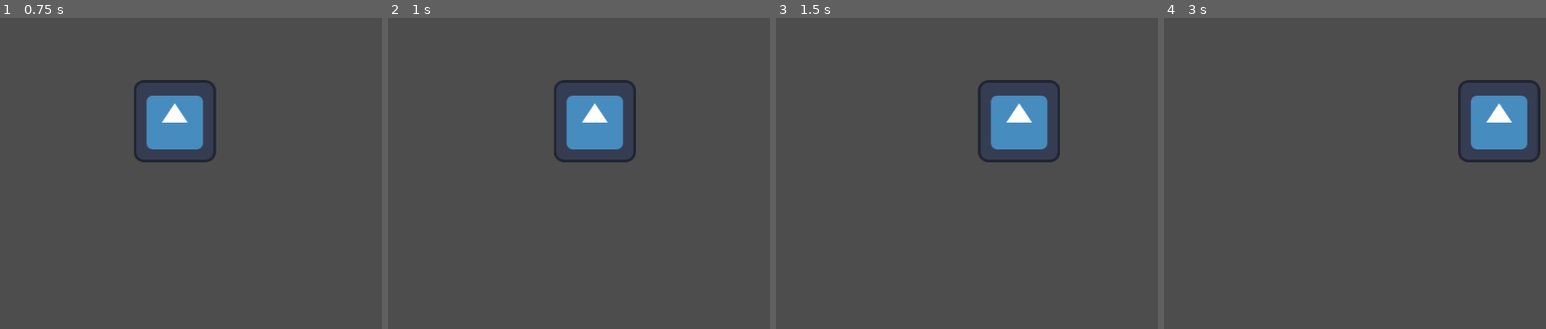
Above: before the commit, frames 1-4 (left to right).
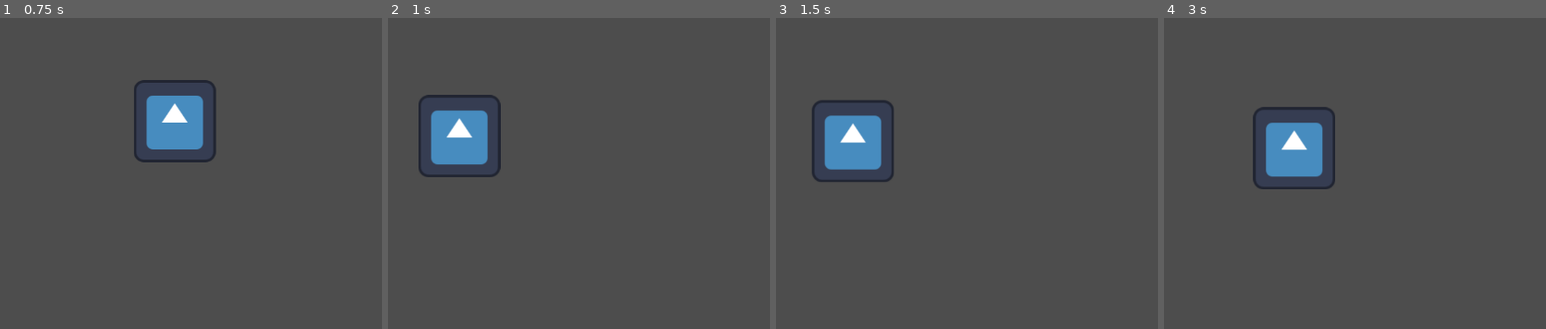
Above: after the commit, the same moments.

Repository: ER-MA/Godot-CameraController
Game: Godot game, scene res://main.tscn
The game is run twice, just before and just after one commit, with the same random seed, the same clock (stepped at 60 frames per second) and the same inputs. The engine's default icon, where the game draws it, is replaced by a stand-in: a white triangle on a blue panel in a dark square.
Inputs (mouse positions are in pixels of both pictures, inside the frame that each line leads up to):
- Up to frame 1 (0.75 s): tap Enter at 0.5 s; move the mouse to (313, 101) at 0.52 s; hold Right (ui_right) from 0.53 s (still down); click (313, 101) at 0.67 s
- Up to frame 2 (1 s): keep holding Right (ui_right)
- Up to frame 3 (1.5 s): release Right (ui_right) at 1.25 s; drag from (779, 142) to (890, 204) at 1.27 s
- Up to frame 4 (3 s): move the mouse to (1389, 30) at 2.02 s; hold Right (ui_right) 2.03-2.75 s; click (1389, 30) at 2.17 s; drag from (1278, 204) to (outside the picture) at 2.77 s

Frame 1 is identical in both runs. In frame 2, 6.8% of the frame differs, in the area x 7-65%, y 19-52%; in frame 3, 6.7%; in frame 4, 6.8%, in the area x 23-99%, y 19-56%.

Commit message:
feat(Camera): 为摄像机相关组件完善参数配置；统一摄像机位置控制逻辑；

Diff:
--- a/camera_2d/camera_2d_controller_component.gd
+++ b/camera_2d/camera_2d_controller_component.gd
@@ -1,14 +1,15 @@
 extends Node2D
 class_name Camera2DControllerComponent
+## 用于控制2D摄像机的基础组件。其他与摄像机位置、缩放等功能相关的组件均以该组件为前置。
 
 @export var camera: Camera2D ## 本脚本将作用于选中的摄像机（子组件调用时请使用get_camera()以确保获得有效的示例）
 @export var is_enable: bool = false
 # 运动变量
 @export_group("运动参数")
-@export_enum("None", "Lerp", "Smooth") var motion_mode: int = 0 ## 摄像机的运动过度模式：[br]None: 直接移动至目标位置[br]Lerp: 使用 lerp 函数对坐标进行插值[br]Smooth: 使用 move_toward 函数对坐标进行平滑插值
+@export_enum("None", "Lerp", "Smooth") var position_transition_mode: int = 0 ## 摄像机的运动过度模式：[br]None: 直接移动至目标位置[br]Lerp: 使用 lerp 函数对坐标进行插值[br]Smooth: 使用 move_toward 函数对坐标进行平滑插值
+@export_range(1.0, 10.0, 0.1) var position_deceleration_speed: float = 5.0 ## 摄像机的插值移动速度
+@export_range(1.0, 1000.0, 1.0, "suffix:px/s") var position_smoothing_speed: float = 200.0 ## 摄像机的平滑移动速度
 @export var target_position: Vector2 = Vector2(0, 0) ## 摄像机目标位置
-@export_range(1.0, 10.0, 0.1) var deceleration_speed: float = 5.0 ## 摄像机的插值移动速度
-@export_range(1.0, 1000.0, 1.0, "suffix:px/s") var smoothing_speed: float = 200.0 ## 摄像机的平滑移动速度
 # 缩放变量
 @export_group("缩放参数")
 @export_enum("None", "Lerp", "Smooth") var zoom_transition_mode: int = 0 ## 摄像机的缩放过度模式：[br]None: 直接缩放至目标倍率[br]Lerp: 使用 lerp 函数对倍率进行插值[br]Smooth: 使用 move_toward 函数对倍率进行平滑插值
@@ -30,11 +31,11 @@
 	if is_ready():
 		# 运动相关
 		if not target_position.is_equal_approx(camera.position):
-			if motion_mode == 0:
+			if position_transition_mode == 0:
 				_none_movement()
-			elif motion_mode == 1:
+			elif position_transition_mode == 1:
 				_deceleration_movement(delta)
-			elif motion_mode == 2:
+			elif position_transition_mode == 2:
 				_smooth_movement(delta)
 			else:
 				_none_movement()
@@ -54,10 +55,10 @@
 	camera.position = target_position
 
 func _deceleration_movement(delta: float) -> void:
-	camera.position = lerp(camera.position, target_position, delta * deceleration_speed)
+	camera.position = lerp(camera.position, target_position, delta * position_deceleration_speed)
 
 func _smooth_movement(delta: float) -> void:
-	camera.position = camera.position.move_toward(target_position, delta * smoothing_speed)
+	camera.position = camera.position.move_toward(target_position, delta * position_smoothing_speed)
 
 # 缩放私有函数
 func _none_zoom() -> void:
--- a/camera_2d/movement/camera_2d_follow_component.gd
+++ b/camera_2d/movement/camera_2d_follow_component.gd
@@ -5,7 +5,9 @@
 @export var follow_target: Node2D
 @export var is_enable: bool = false
 @export_group("跟随参数")
-@export_range(1.0, 10.0, 0.1) var deceleration_speed: float = 5.0 ## 摄像机的插值移动速度（会覆盖MovenentComponent中的deceleration_speed）
+@export_enum("None", "Lerp", "Smooth") var transition_mode: int = 1 ## 摄像机的运动过度模式：[br]None: 直接移动至目标位置[br]Lerp: 使用 lerp 函数对坐标进行插值[br]Smooth: 使用 move_toward 函数对坐标进行平滑插值
+@export_range(1.0, 10.0, 0.1) var deceleration_speed: float = 5.0 ## 摄像机的插值移动速度（会覆盖 MovenentComponent 中的 position_deceleration_speed）
+@export_range(1.0, 1000.0, 1.0, "suffix:px/s") var smoothing_speed: float = 500.0 ## 摄像机的平滑移动速度（会覆盖 MovenentComponent 中的 position_smoothing_speed）
 
 
 func _ready() -> void:
@@ -15,11 +17,20 @@
 	elif not controller_component:
 		push_error("[Camera2DFollowComponent] 未分配或找到 Camera2DControllerComponent")
 
+	if is_ready():
+		_cover_parameter() # 覆盖参数
+
 # 物理帧更新
 func _physics_process(_delta: float) -> void:
 	if is_ready():
 		controller_component.target_position = follow_target.position
 
 
+func _cover_parameter() -> void:
+	controller_component.position_transition_mode = transition_mode # 覆盖摄像机的运动模式
+	controller_component.position_deceleration_speed = deceleration_speed # 覆盖插值移动速度
+	controller_component.position_smoothing_speed = smoothing_speed # 覆盖平滑移动速度
+
+
 func is_ready() -> bool:
 	return is_enable and controller_component and controller_component.is_ready()
--- a/camera_2d/movement/camera_2d_keyboard_controller_component.gd
+++ b/camera_2d/movement/camera_2d_keyboard_controller_component.gd
@@ -4,9 +4,14 @@
 @export var controller_component: Camera2DControllerComponent
 @export var is_enable: bool = false
 @export_group("键盘控制参数")
-@export_range(1.0, 10.0, 0.1) var deceleration_speed: float = 5.0 ## 摄像机的插值移动速度（会覆盖MovenentComponent中的deceleration_speed）
+@export_enum("None", "Lerp", "Smooth") var transition_mode: int = 1 ## 摄像机的运动过度模式：[br]None: 直接移动至目标位置[br]Lerp: 使用 lerp 函数对坐标进行插值[br]Smooth: 使用 move_toward 函数对坐标进行平滑插值
+@export_range(1.0, 10.0, 0.1) var deceleration_speed: float = 5.0 ## 摄像机的插值移动速度（会覆盖 MovenentComponent 中的 position_deceleration_speed）
+@export_range(1.0, 1000.0, 1.0, "suffix:px/s") var smoothing_speed: float = 500.0 ## 摄像机的平滑移动速度（会覆盖 MovenentComponent 中的 position_smoothing_speed）
 @export_range(1.0, 1000.0, 1.0, "suffix:px/s") var move_speed: float = 200.0 ## 摄像机的移动速度（px/s）
-#var _direction_input_vector: Vector2 # 方向输入
+@export var synchronous_zoom: bool = true # 摄像机的移动距离是否受缩放的影响
+var _input_vector: Vector2 # 方向输入
+var _position_increment: Vector2 # 相较上一帧鼠标的偏移量
+var _camera_zoom: Vector2 # 当前摄像机的缩放倍率
 
 
 func _ready() -> void:
@@ -16,12 +21,28 @@
 	elif not controller_component:
 		push_error("[Camera2DKeyboardControllerComponent] 未分配或找到 Camera2DControllerComponent")
 
-# 物理帧更新
 func _physics_process(delta: float) -> void:
 	if is_ready():
-		controller_component.target_position += Input.get_vector("ui_left", "ui_right", "ui_up", "ui_down") * -1 * move_speed * delta
+		_input_vector = Input.get_vector("ui_left", "ui_right", "ui_up", "ui_down")
+		_position_increment = _input_vector * -1 * move_speed * delta
+
+		if synchronous_zoom:
+			_camera_zoom = controller_component.get_camera_zoom()
+		else:
+			_camera_zoom = Vector2.ONE
+
+		controller_component.add_target_position(_position_increment / _camera_zoom)
 		# 另一种四向四区输入方式：Vector2(Input.get_axis("left", "right"), Input.get_axis("up", "down"))
+
+
+func _cover_parameter() -> void:
+	controller_component.position_transition_mode = transition_mode # 覆盖摄像机的运动模式
+	controller_component.position_deceleration_speed = deceleration_speed # 覆盖插值移动速度
+	controller_component.position_smoothing_speed = smoothing_speed # 覆盖平滑移动速度
 
 
 func is_ready() -> bool:
 	return is_enable and controller_component and controller_component.is_ready()
+
+
+# 暂时缺失覆盖参数环节，等输入系统做好了再说
--- a/camera_2d/movement/camera_2d_mouse_drag_comopnent.gd
+++ b/camera_2d/movement/camera_2d_mouse_drag_comopnent.gd
@@ -5,10 +5,11 @@
 @export var is_enable: bool = false
 @export_group("拖拽参数")
 @export_enum("Add", "Set") var control_mode: int = 0 ## 本组件修改摄像机坐标的模式：[br]0: 在摄像机原有坐标基础上 add 偏移量（可能产生累积误差？目前可以忽略不计）[br]1: 直接修改摄像机的坐标（覆盖其他组件对坐标的修改）[br]建议使用模式 0
-@export_enum("None", "Lerp", "Smooth") var motion_mode: int = 1 ## 摄像机的运动模式
-@export_range(1.0, 10.0, 0.1) var deceleration_speed: float = 5.0 ## 摄像机的插值移动速度（会覆盖 MovenentComponent 中的 deceleration_speed）
-@export_range(1.0, 1000.0, 1.0, "suffix:px/s") var smoothing_speed: float = 500.0 ## 摄像机的平滑移动速度（会覆盖 MovenentComponent 中的 smoothing_speed）
+@export_enum("None", "Lerp", "Smooth") var transition_mode: int = 1 ## 摄像机的运动过度模式：[br]None: 直接移动至目标位置[br]Lerp: 使用 lerp 函数对坐标进行插值[br]Smooth: 使用 move_toward 函数对坐标进行平滑插值
+@export_range(1.0, 10.0, 0.1) var deceleration_speed: float = 5.0 ## 摄像机的插值移动速度（会覆盖 MovenentComponent 中的 position_deceleration_speed）
+@export_range(1.0, 1000.0, 1.0, "suffix:px/s") var smoothing_speed: float = 500.0 ## 摄像机的平滑移动速度（会覆盖 MovenentComponent 中的 position_smoothing_speed）
 var _camera_start_position: Vector2 # 开始拖动时摄像机的位置
+var _camera_zoom: Vector2 # 当前摄像机的缩放倍率
 var _mouse_start_viewport_position: Vector2 # 开始拖动时鼠标的位置
 var _mouse_prev_viewport_position: Vector2 # 上一帧时鼠标的位置
 var _mouse_current_viewport_position: Vector2 # 当前鼠标位置
@@ -23,7 +24,6 @@
 	elif not controller_component:
 		push_error("[Camera2DMouseDragComponent] 未分配或找到 Camera2DControllerComponent")
 
-# 物理帧更新
 func _physics_process(_delta: float) -> void:
 	if is_ready():
 
@@ -31,13 +31,14 @@
 			if control_mode == 0:
 				_mouse_current_viewport_position = get_viewport().get_mouse_position()
 				_mouse_delta_viewport_position = _mouse_prev_viewport_position - _mouse_current_viewport_position
-				controller_component.add_target_position(_mouse_delta_viewport_position / controller_component.get_camera_zoom())
+				_camera_zoom = controller_component.get_camera_zoom()
+				controller_component.add_target_position(_mouse_delta_viewport_position / _camera_zoom)
 				_mouse_prev_viewport_position = get_viewport().get_mouse_position()
 			elif control_mode == 1:
 				_mouse_current_viewport_position = get_viewport().get_mouse_position()
-				controller_component.target_position = _camera_start_position + (_mouse_start_viewport_position - _mouse_current_viewport_position) / controller_component.get_camera_zoom()
+				_camera_zoom = controller_component.get_camera_zoom()
+				controller_component.target_position = _camera_start_position + (_mouse_start_viewport_position - _mouse_current_viewport_position) / _camera_zoom
 
-# 输入处理
 func _unhandled_input(event: InputEvent) -> void:
 	if is_ready():
 
@@ -46,9 +47,7 @@
 
 				# 鼠标右键被按下时
 				if event.pressed:
-					controller_component.motion_mode = motion_mode # 覆盖摄像机的运动模式
-					controller_component.deceleration_speed = deceleration_speed # 覆盖插值移动速度
-					controller_component.smoothing_speed = smoothing_speed # 覆盖平滑移动速度
+					_cover_parameter() # 覆盖
 					if control_mode == 0:
 						_mouse_prev_viewport_position = get_viewport().get_mouse_position()
 					elif control_mode == 1:
@@ -59,5 +58,11 @@
 				_is_dragging = true if event.pressed else false # 类似三元运算符的另一种写法（与 `_is_dragging = event.pressed` 等效）
 
 
+func _cover_parameter() -> void:
+	controller_component.position_transition_mode = transition_mode # 覆盖摄像机的运动模式
+	controller_component.position_deceleration_speed = deceleration_speed # 覆盖插值移动速度
+	controller_component.position_smoothing_speed = smoothing_speed # 覆盖平滑移动速度
+
+
 func is_ready() -> bool:
 	return is_enable and controller_component and controller_component.is_ready()
--- a/camera_2d/movement/camera_2d_move_2_position_component.gd
+++ b/camera_2d/movement/camera_2d_move_2_position_component.gd
@@ -4,8 +4,9 @@
 @export var controller_component: Camera2DControllerComponent
 @export var is_enable: bool = false
 @export_group("移动参数")
-@export_enum("None", "Lerp", "Smooth") var motion_mode: int = 1 ## 摄像机的运动模式
-@export_range(1.0, 10.0, 0.1) var deceleration_speed: float = 5.0 ## 摄像机的插值移动速度（会覆盖MovenentComponent中的deceleration_speed）
+@export_enum("None", "Lerp", "Smooth") var transition_mode: int = 1 ## 摄像机的运动过度模式：[br]None: 直接移动至目标位置[br]Lerp: 使用 lerp 函数对坐标进行插值[br]Smooth: 使用 move_toward 函数对坐标进行平滑插值
+@export_range(1.0, 10.0, 0.1) var deceleration_speed: float = 5.0 ## 摄像机的插值移动速度（会覆盖 MovenentComponent 中的 position_deceleration_speed）
+@export_range(1.0, 1000.0, 1.0, "suffix:px/s") var smoothing_speed: float = 500.0 ## 摄像机的平滑移动速度（会覆盖 MovenentComponent 中的 position_smoothing_speed）
 var _mouse_click_position: Vector2
 var _target_position_increase: Vector2
 
@@ -13,24 +14,29 @@
 func _ready() -> void:
 	# 组件自检
 	if not is_enable:
-		push_warning("[Camera2DFollowComponent] 脚本被禁用")
+		push_warning("[Camera2DMove2PositionComponent] 脚本被禁用")
 	elif not controller_component:
-		push_error("[Camera2DFollowComponent] 未分配或找到 Camera2DControllerComponent")
+		push_error("[Camera2DMove2PositionComponent] 未分配或找到 Camera2DControllerComponent")
 
 # 输入处理
 func _unhandled_input(event: InputEvent) -> void:
 	if is_ready():
 
 		if event is InputEventMouseButton:
-			if event.button_index == MOUSE_BUTTON_RIGHT:
+			if event.button_index == MOUSE_BUTTON_LEFT:
 
-				# 鼠标右键被松开时
+				# 鼠标被松开时
 				if not event.pressed:
-					controller_component.motion_mode = motion_mode # 覆盖摄像机的运动模式
-					controller_component.deceleration_speed = deceleration_speed # 覆盖插值移动速度
+					_cover_parameter()
 					_mouse_click_position = get_global_mouse_position() # 记录鼠标位置
-					_target_position_increase = _mouse_click_position - controller_component.get_camera_position()
+					_target_position_increase = _mouse_click_position - controller_component.get_camera_position() # 计算相对位置，以使用 add 函数调整摄像机目标位置
 					controller_component.add_target_position(_target_position_increase)
+
+
+func _cover_parameter() -> void:
+	controller_component.position_transition_mode = transition_mode # 覆盖摄像机的运动模式
+	controller_component.position_deceleration_speed = deceleration_speed # 覆盖插值移动速度
+	controller_component.position_smoothing_speed = smoothing_speed # 覆盖平滑移动速度
 
 
 func is_ready() -> bool:
--- a/camera_2d/zoom/camera_2d_scroll_wheel_zoom_component.gd
+++ b/camera_2d/zoom/camera_2d_scroll_wheel_zoom_component.gd
@@ -9,8 +9,6 @@
 @export_enum("None", "Lerp", "Smooth") var transition_mode: int = 1 ## 摄像机的缩放模式：[br]None: 直接缩放至目标倍率[br]Lerp: 使用 lerp 函数对倍率进行插值[br]Smooth: 使用 move_toward 函数对倍率进行平滑插值
 @export_range(1.0, 10.0, 0.1) var deceleration_speed: float = 5.0 ## 摄像机的插值移动速度
 @export_range(1.0, 1000.0, 1.0, "suffix:倍率/s") var smoothing_speed: float = 2.0 ## 摄像机的平滑移动速度
-#var _is_zoom_process: bool = false
-#var _target_zoom: Vector2 = Vector2(1.0, 1.0) ## 摄像机目标缩放倍率
 
 
 func _ready() -> void:
--- a/main.tscn
+++ b/main.tscn
@@ -33,6 +33,7 @@
 
 [node name="Camera2DMove2PositionComponent" parent="Camera2D/Movement" node_paths=PackedStringArray("controller_component") instance=ExtResource("6_kek77")]
 controller_component = NodePath("../Camera2DControllerComponent")
+is_enable = true
 
 [node name="Camera2DFollowComponent" parent="Camera2D/Movement" instance=ExtResource("6_7mycd")]
 
